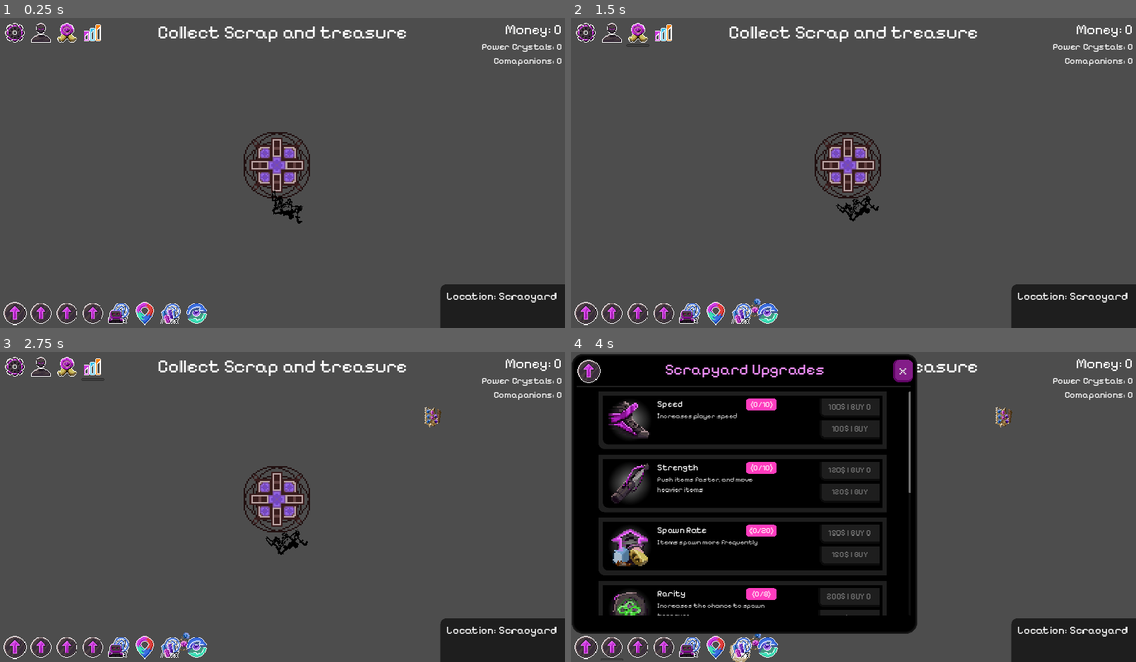
Above: before the commit, frames 1-4 (two rows, left to right).
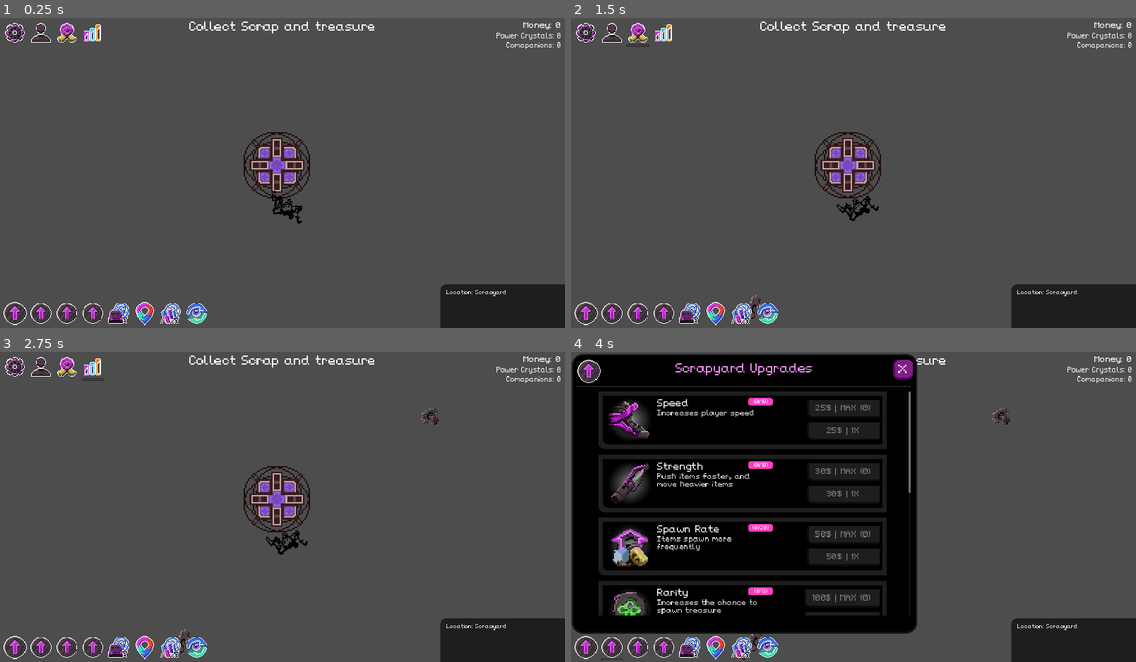
Above: after the commit, the same moments.

Repository: NathanHeaton/Robo-revolution
Game: Godot game, scene res://main.tscn
Two runs of this game, one before a commit and one after it. Both use one fixed random seed, a clock stepped at 60 frames per second and the inputs below.
Inputs (mouse positions are in pixels of both pictures, inside the frame that each line leads up to):
- Up to frame 1 (0.25 s): no input
- Up to frame 2 (1.5 s): click (610, 33) at 0.5 s; click (638, 33) at 1.25 s
- Up to frame 3 (2.75 s): click (90, 367) at 2 s
- Up to frame 4 (4 s): click (587, 646) at 2.75 s; click (610, 646) at 3.5 s

The runs differ from the first frame. In frame 1, 1.7% of the frame differs, in the area x 28-100%, y 1-92%; in frame 2, 1.8%; in frame 3, 1.9%; in frame 4, 5.8%, in the area x 15-100%, y 1-100%.

Commit message:
added my own pixel font

Diff:
--- a/robo-revolution/Current_Location.gd
+++ b/robo-revolution/Location_Data.gd
@@ -33,7 +33,7 @@
 		"cost": 0,
 		"priColour": "#CE3CDF",
 		"secColour": "#AB1FBB",
-		"spritePos": Vector2(0,0)
+		"sprite_position": Vector2(0,0)
 	},
 	locations.Underground:{
 		"name": "Underground",
@@ -42,7 +42,7 @@
 		"cost": 5000,
 		"priColour": "#CE3CDF",
 		"secColour": "#AB1FBB",
-		"spritePos": Vector2(1,0)
+		"sprite_position": Vector2(1,0)
 	},
 	locations.Ocean:{
 		"name": "Ocean",
@@ -51,7 +51,7 @@
 		"cost": 5000000,
 		"priColour": "#CE3CDF",
 		"secColour": "#AB1FBB",
-		"spritePos": Vector2(0,1)
+		"sprite_position": Vector2(0,1)
 	},
 	locations.Alien:{
 		"name": "Alien",
@@ -60,7 +60,7 @@
 		"cost": 500000000,
 		"priColour": "#CE3CDF",
 		"secColour": "#AB1FBB",
-		"spritePos": Vector2(1,1)
+		"sprite_position": Vector2(1,1)
 	}
 }
 
--- a/robo-revolution/button_focus.tres
+++ b/robo-revolution/button_focus.tres
@@ -7,6 +7,6 @@
 border_width_right = 2
 corner_radius_bottom_left = 20
 expand_margin_left = 10.0
-expand_margin_top = 10.0
+expand_margin_top = 15.0
 expand_margin_right = 10.0
 expand_margin_bottom = 10.0
--- a/robo-revolution/hud.gd
+++ b/robo-revolution/hud.gd
@@ -1,6 +1,7 @@
 extends Control
 
 var upgrade_card_scene = preload("res://upgrade_card.tscn")
+var location_card_scene = preload("res://location_card.tscn")
 
 signal start_game
 
@@ -10,7 +11,8 @@
 	$Scrapyard_upgrade_panel.hide()
 	$Locations_panel.hide()
 	generate_scrapyard_upgrades()
-	CurrentLocation.connect("change_location", Callable(self, "_on_change_location"))
+	generate_location_cards()
+	LocationData.connect("change_location", Callable(self, "_on_change_location"))
 
 
 # Called every frame. 'delta' is the elapsed time since the previous frame.
@@ -28,7 +30,7 @@
 	$MarginContainer/VBoxContainer/Money_Label.text = "Money: " + Money.covert_Scientific_format(Money.MONEY)
 
 func _on_change_location():
-	$MarginContainer/right_hud/location.text = CurrentLocation.CURRENT_LOCATION
+	$MarginContainer/right_hud/location.text = LocationData.CURRENT_LOCATION
 
 func _on_message_timer_timeout():
 	$Message.hide()
@@ -59,6 +61,17 @@
 
 
 
+func generate_location_cards() -> void:
+	var locations:Dictionary = LocationData.location_data
+	for location in LocationData.location_data:
+		var card = location_card_scene.instantiate()
+		$Locations_panel/Locations_content/ScrollContainer/locations.add_child(card)
+		#get_inital_data(t_description,t_pos,t_title, t_cost, t_pri, t_sec, t_unlocked)
+		card.get_inital_data(locations[location].get("description"),locations[location].get("sprite_position"),locations[location].get("name"),locations[location].get("base_cost"),locations[location].get("priColour"),locations[location].get("secColour"),locations[location].get("unlocked"))
+
+
+
+
 func _on_location_button_toggled(toggled_on: bool) -> void:
 	if(toggled_on):
 		$Locations_panel.show()
--- a/robo-revolution/hud.tscn
+++ b/robo-revolution/hud.tscn
@@ -1,7 +1,6 @@
-[gd_scene load_steps=23 format=3 uid="uid://3pke8c3v8xbd"]
+[gd_scene load_steps=24 format=3 uid="uid://3pke8c3v8xbd"]
 
 [ext_resource type="Script" path="res://hud.gd" id="1_qb4pq"]
-[ext_resource type="FontFile" uid="uid://battadr66q4dj" path="res://assets/Fonts/PixelifySans-VariableFont_wght.ttf" id="2_31lgq"]
 [ext_resource type="Texture2D" uid="uid://b5fqnhsorrxyf" path="res://assets/top_nav_icons.png" id="2_yatbj"]
 [ext_resource type="Texture2D" uid="uid://bisrwqsp3i7ac" path="res://assets/upgrade_icons.png" id="3_80ti6"]
 
@@ -40,6 +39,14 @@
 [sub_resource type="AtlasTexture" id="AtlasTexture_c56t4"]
 atlas = ExtResource("3_80ti6")
 region = Rect2(0, 32, 32, 32)
+
+[sub_resource type="InputEventKey" id="InputEventKey_3ndxh"]
+device = -1
+keycode = 54
+unicode = 54
+
+[sub_resource type="Shortcut" id="Shortcut_13tdr"]
+events = [SubResource("InputEventKey_3ndxh")]
 
 [sub_resource type="AtlasTexture" id="AtlasTexture_fo47e"]
 atlas = ExtResource("3_80ti6")
@@ -174,8 +181,7 @@
 layout_mode = 2
 size_flags_horizontal = 4
 size_flags_vertical = 0
-theme_override_fonts/font = ExtResource("2_31lgq")
-theme_override_font_sizes/font_size = 64
+theme_override_font_sizes/font_size = 40
 text = "Collect Scrap and treasure"
 
 [node name="VBoxContainer" type="VBoxContainer" parent="MarginContainer"]
@@ -188,23 +194,20 @@
 [node name="Money_Label" type="Label" parent="MarginContainer/VBoxContainer"]
 layout_mode = 2
 size_flags_vertical = 8
-theme_override_fonts/font = ExtResource("2_31lgq")
-theme_override_font_sizes/font_size = 48
+theme_override_font_sizes/font_size = 28
 text = "Money: 0"
 horizontal_alignment = 2
 
 [node name="Power_Crystals_Label" type="Label" parent="MarginContainer/VBoxContainer"]
 layout_mode = 2
 size_flags_horizontal = 8
-theme_override_fonts/font = ExtResource("2_31lgq")
-theme_override_font_sizes/font_size = 32
+theme_override_font_sizes/font_size = 22
 text = "Power Crystals: 0"
 
 [node name="Companions_Label" type="Label" parent="MarginContainer/VBoxContainer"]
 layout_mode = 2
 size_flags_horizontal = 8
-theme_override_fonts/font = ExtResource("2_31lgq")
-theme_override_font_sizes/font_size = 32
+theme_override_font_sizes/font_size = 22
 text = "Comapanions: 0"
 
 [node name="upgrades_Locations_nav" type="HBoxContainer" parent="MarginContainer"]
@@ -266,6 +269,7 @@
 size_flags_horizontal = 0
 size_flags_vertical = 8
 toggle_mode = true
+shortcut = SubResource("Shortcut_13tdr")
 texture_normal = SubResource("AtlasTexture_fo47e")
 stretch_mode = 0
 
@@ -298,10 +302,11 @@
 layout_mode = 0
 offset_right = 40.0
 offset_bottom = 20.0
-theme_override_font_sizes/font_size = 38
+theme_override_font_sizes/font_size = 18
 text = "Location: Scraoyard"
 
 [node name="Scrapyard_upgrade_panel" type="Panel" parent="."]
+visible = false
 custom_minimum_size = Vector2(1160, 760)
 layout_mode = 1
 anchors_preset = 9
@@ -333,9 +338,10 @@
 grow_horizontal = 2
 size_flags_horizontal = 4
 theme_override_colors/font_color = Color(0.964706, 0.572549, 1, 1)
-theme_override_fonts/font = ExtResource("2_31lgq")
-theme_override_font_sizes/font_size = 54
+theme_override_font_sizes/font_size = 40
 text = "Scrapyard Upgrades"
+horizontal_alignment = 1
+vertical_alignment = 1
 
 [node name="Scrapyard_Close_Button" type="Button" parent="Scrapyard_upgrade_panel"]
 clip_children = 2
@@ -402,9 +408,10 @@
 grow_horizontal = 2
 size_flags_horizontal = 4
 theme_override_colors/font_color = Color(0.964706, 0.572549, 1, 1)
-theme_override_fonts/font = ExtResource("2_31lgq")
-theme_override_font_sizes/font_size = 54
+theme_override_font_sizes/font_size = 40
 text = "Locations"
+horizontal_alignment = 1
+vertical_alignment = 1
 
 [node name="Locations_Close_Button" type="Button" parent="Locations_panel"]
 clip_children = 2
@@ -424,16 +431,26 @@
 text = "x"
 
 [node name="Locations_content" type="VBoxContainer" parent="Locations_panel"]
-layout_mode = 1
-anchors_preset = 15
-anchor_right = 1.0
-anchor_bottom = 1.0
+layout_mode = 2
 offset_left = -2.0
 offset_top = 90.0
-offset_right = -2.0
-offset_bottom = -66.0
-grow_horizontal = 2
-grow_vertical = 2
+offset_right = 1158.0
+offset_bottom = 890.0
+grow_horizontal = 2
+grow_vertical = 2
+
+[node name="ScrollContainer" type="ScrollContainer" parent="Locations_panel/Locations_content"]
+custom_minimum_size = Vector2(0, 800)
+layout_mode = 2
+theme_override_styles/panel = SubResource("StyleBoxFlat_uppe2")
+horizontal_scroll_mode = 0
+
+[node name="locations" type="VBoxContainer" parent="Locations_panel/Locations_content/ScrollContainer"]
+custom_minimum_size = Vector2(0, 800)
+layout_direction = 2
+layout_mode = 2
+size_flags_horizontal = 3
+theme_override_constants/separation = 20
 
 [node name="TextureRect" type="TextureRect" parent="Locations_panel"]
 custom_minimum_size = Vector2(80, 80)
--- /dev/null
+++ b/robo-revolution/location_card.gd
@@ -0,0 +1,67 @@
+extends Control
+
+
+var pos # sprite position
+var description = ""
+var title = ""
+var unlocked = false
+var cost
+var priColour =""
+var secColour = ""
+
+
+# Called when the node enters the scene tree for the first time.
+func _ready() -> void:
+	Money.connect("money_changed", Callable(self, "_on_money_changed"))
+
+
+# Called every frame. 'delta' is the elapsed time since the previous frame.
+func _process(delta: float) -> void:
+	pass
+
+func get_inital_data(t_description,t_pos,t_title, t_cost, t_pri, t_sec, t_unlocked):
+	pos = t_pos
+	description = t_description
+	title = t_title
+	cost = t_cost
+	priColour = t_pri
+	secColour = t_sec
+	unlocked = t_unlocked
+
+
+	_change_title()
+	_change_Description()
+	_change_sprite()
+
+
+
+func _on_money_changed():
+	_update_button_state()
+
+func _change_title() -> void:
+	$location_panel/MarginContainer/Upgarde_Content_Panel/MarginContainer/Upgarde_Content/VBoxContainer/Title.text = str(title)
+
+func _change_Description() -> void:
+	$location_panel/MarginContainer/Upgarde_Content_Panel/MarginContainer/Upgarde_Content/VBoxContainer/Description.text = str(description)
+
+
+
+
+func _update_button_state():
+	pass
+	#if (Money.MONEY < cost):
+		#$"Panel/MarginContainer/Upgarde_Content_Panel/MarginContainer/buy_section/1X".disabled = true
+	#else:
+		#$"Panel/MarginContainer/Upgarde_Content_Panel/MarginContainer/buy_section/1X".disabled = false
+
+func _change_sprite():
+	pass
+	#var icon_rect = Rect2(Vector2(pos.x *FRAME_SIZE,pos.y *FRAME_SIZE),Vector2(FRAME_SIZE,FRAME_SIZE))
+	#var atlas_texture = AtlasTexture.new() # makes new atlas texture
+	#atlas_texture.atlas = load("res://assets/Basic Items.png") # loads upgrades
+	#atlas_texture.set_region(icon_rect) # sets rext for icons
+	#$Panel/MarginContainer/Upgarde_Content_Panel/MarginContainer/Upgarde_Content/Upgrade_Icons.texture = atlas_texture
+
+
+func _change_cost():
+	$"location_panel/MarginContainer/Upgarde_Content_Panel/MarginContainer/MarginContainer/1X".text = Money.covert_Scientific_format(cost) + "$ | 1X"
--- /dev/null
+++ b/robo-revolution/location_card.tscn
@@ -0,0 +1,140 @@
+[gd_scene load_steps=12 format=3 uid="uid://bgh71pk7i2w1n"]
+
+[ext_resource type="Script" path="res://location_card.gd" id="1_vjwwg"]
+[ext_resource type="Texture2D" uid="uid://bictl1ubjaau0" path="res://assets/Basic Items.png" id="2_x5u22"]
+[ext_resource type="FontFile" uid="uid://battadr66q4dj" path="res://assets/Fonts/PixelifySans-VariableFont_wght.ttf" id="3_76oin"]
+[ext_resource type="StyleBox" uid="uid://btbtswtbq2102" path="res://button_focus.tres" id="4_neclg"]
+[ext_resource type="StyleBox" uid="uid://cumvo6rguxrma" path="res://styles/Disabled_buy_button.tres" id="5_fd5mt"]
+[ext_resource type="StyleBox" uid="uid://b1ba2pu1l6a3m" path="res://styles/normal_buy_button.tres" id="6_y7u8s"]
+
+[sub_resource type="StyleBoxFlat" id="StyleBoxFlat_eq3nb"]
+bg_color = Color(0.117647, 0.117647, 0.117647, 1)
+corner_radius_bottom_left = 20
+
+[sub_resource type="StyleBoxFlat" id="StyleBoxFlat_0p6nn"]
+bg_color = Color(0, 0, 0, 1)
+corner_radius_bottom_left = 20
+
+[sub_resource type="AtlasTexture" id="AtlasTexture_o80yt"]
+atlas = ExtResource("2_x5u22")
+region = Rect2(0, 0, 32, 32)
+
+[sub_resource type="StyleBoxFlat" id="StyleBoxFlat_us4c2"]
+content_margin_left = 20.0
+content_margin_right = 20.0
+bg_color = Color(0.8667, 0.468787, 0.880652, 1)
+border_width_left = 7
+border_width_bottom = 7
+border_color = Color(0.674427, 0.344994, 0.657784, 1)
+corner_radius_bottom_left = 20
+corner_detail = 6
+expand_margin_left = 10.0
+expand_margin_top = 10.0
+expand_margin_right = 10.0
+expand_margin_bottom = 10.0
+anti_aliasing = false
+
+[sub_resource type="StyleBoxFlat" id="StyleBoxFlat_lpgek"]
+bg_color = Color(0.513726, 0.113725, 0.533333, 1)
+border_width_left = 2
+border_width_bottom = 2
+border_color = Color(0.376471, 0.0235294, 0.396078, 1)
+corner_radius_bottom_left = 20
+corner_detail = 6
+expand_margin_left = 10.0
+expand_margin_top = 10.0
+expand_margin_right = 10.0
+expand_margin_bottom = 10.0
+anti_aliasing = false
+
+[node name="location_card" type="Panel"]
+offset_right = 1000.0
+offset_bottom = 200.0
+size_flags_horizontal = 3
+size_flags_vertical = 3
+script = ExtResource("1_vjwwg")
+
+[node name="location_panel" type="Panel" parent="."]
+custom_minimum_size = Vector2(1000, 200)
+layout_mode = 0
+offset_right = 1000.0
+offset_bottom = 200.0
+theme_override_styles/panel = SubResource("StyleBoxFlat_eq3nb")
+
+[node name="MarginContainer" type="MarginContainer" parent="location_panel"]
+custom_minimum_size = Vector2(900, 0)
+layout_mode = 1
+anchors_preset = 15
+anchor_right = 1.0
+anchor_bottom = 1.0
+grow_horizontal = 2
+grow_vertical = 2
+theme_override_constants/margin_left = 15
+theme_override_constants/margin_top = 15
+theme_override_constants/margin_right = 15
+theme_override_constants/margin_bottom = 15
+
+[node name="Upgarde_Content_Panel" type="Panel" parent="location_panel/MarginContainer"]
+layout_mode = 2
+theme_override_styles/panel = SubResource("StyleBoxFlat_0p6nn")
+
+[node name="MarginContainer" type="MarginContainer" parent="location_panel/MarginContainer/Upgarde_Content_Panel"]
+layout_mode = 1
+anchors_preset = 15
+anchor_right = 1.0
+anchor_bottom = 1.0
+grow_horizontal = 2
+grow_vertical = 2
+theme_override_constants/margin_left = 20
+theme_override_constants/margin_top = 10
+theme_override_constants/margin_right = 20
+theme_override_constants/margin_bottom = 10
+
+[node name="Upgarde_Content" type="HBoxContainer" parent="location_panel/MarginContainer/Upgarde_Content_Panel/MarginContainer"]
+layout_mode = 2
+theme_override_constants/separation = 20
+
+[node name="Upgrade_Icons" type="TextureRect" parent="location_panel/MarginContainer/Upgarde_Content_Panel/MarginContainer/Upgarde_Content"]
+z_as_relative = false
+layout_mode = 2
+size_flags_horizontal = 0
+texture = SubResource("AtlasTexture_o80yt")
+expand_mode = 3
+stretch_mode = 4
+
+[node name="VBoxContainer" type="VBoxContainer" parent="location_panel/MarginContainer/Upgarde_Content_Panel/MarginContainer/Upgarde_Content"]
+custom_minimum_size = Vector2(350, 0)
+layout_mode = 2
+theme_override_constants/separation = 5
+
+[node name="Title" type="Label" parent="location_panel/MarginContainer/Upgarde_Content_Panel/MarginContainer/Upgarde_Content/VBoxContainer"]
+layout_mode = 2
+theme_override_fonts/font = ExtResource("3_76oin")
+theme_override_font_sizes/font_size = 30
+text = "place holder"
+
+[node name="Description" type="Label" parent="location_panel/MarginContainer/Upgarde_Content_Panel/MarginContainer/Upgarde_Content/VBoxContainer"]
+custom_minimum_size = Vector2(400, 0)
+layout_mode = 2
+theme_override_colors/font_color = Color(0.85098, 0.85098, 0.85098, 1)
+theme_override_font_sizes/font_size = 24
+text = "placeholder"
+autowrap_mode = 3
+
+[node name="MarginContainer" type="MarginContainer" parent="location_panel/MarginContainer/Upgarde_Content_Panel/MarginContainer"]
+layout_mode = 2
+theme_override_constants/margin_right = 20
+theme_override_constants/margin_bottom = 20
+
+[node name="1X" type="Button" parent="location_panel/MarginContainer/Upgarde_Content_Panel/MarginContainer/MarginContainer"]
+layout_mode = 2
+size_flags_horizontal = 8
+size_flags_vertical = 8
+theme_override_font_sizes/font_size = 28
+theme_override_styles/focus = ExtResource("4_neclg")
+theme_override_styles/disabled = ExtResource("5_fd5mt")
+theme_override_styles/hover = SubResource("StyleBoxFlat_us4c2")
+theme_override_styles/pressed = SubResource("StyleBoxFlat_lpgek")
+theme_override_styles/normal = ExtResource("6_y7u8s")
+text = "Travel
+"
--- a/robo-revolution/main.gd
+++ b/robo-revolution/main.gd
@@ -3,7 +3,7 @@
 @export var scrap_treasure: PackedScene
 # Called when the node enters the scene tree for the first time.
 
-var rarity_lvl = 3
+var rarity_lvl = 0
 
 
 func _ready() -> void:
--- a/robo-revolution/money.gd
+++ b/robo-revolution/money.gd
@@ -39,5 +39,4 @@
 		sci_format = sci_format.insert(1,".")
 
 	sci_format = sci_format + "e" + str(digits - 1)
-	print(sci_format)
 	return sci_format
--- a/robo-revolution/project.godot
+++ b/robo-revolution/project.godot
@@ -19,7 +19,7 @@
 
 UpgradeData="*res://upgrade_data.gd"
 Money="*res://money.gd"
-CurrentLocation="*res://Current_Location.gd"
+LocationData="*res://Location_Data.gd"
 
 [display]
 
@@ -29,7 +29,7 @@
 
 [gui]
 
-theme/custom_font="res://assets/Fonts/PixelifySans-VariableFont_wght.ttf"
+theme/custom_font="res://assets/Fonts/pixel-art-font.ttf"
 
 [input]
 
--- a/robo-revolution/scrap_treasure.gd
+++ b/robo-revolution/scrap_treasure.gd
@@ -53,7 +53,7 @@
 
 
 func display_value_animation():
-	$Value.text = str(value)
+	$Value.text = Money.covert_Scientific_format(value)
 
 
 
--- a/robo-revolution/styles/Disabled_buy_button.tres
+++ b/robo-revolution/styles/Disabled_buy_button.tres
@@ -10,7 +10,7 @@
 corner_radius_bottom_left = 20
 corner_detail = 6
 expand_margin_left = 10.0
-expand_margin_top = 10.0
+expand_margin_top = 15.0
 expand_margin_right = 10.0
 expand_margin_bottom = 10.0
 anti_aliasing = false
--- a/robo-revolution/styles/normal_buy_button.tres
+++ b/robo-revolution/styles/normal_buy_button.tres
@@ -10,7 +10,7 @@
 corner_radius_bottom_left = 20
 corner_detail = 6
 expand_margin_left = 10.0
-expand_margin_top = 10.0
+expand_margin_top = 15.0
 expand_margin_right = 10.0
 expand_margin_bottom = 10.0
 anti_aliasing = false
--- a/robo-revolution/styles/normal_max_button.tres
+++ b/robo-revolution/styles/normal_max_button.tres
@@ -10,7 +10,7 @@
 corner_radius_bottom_left = 20
 corner_detail = 6
 expand_margin_left = 10.0
-expand_margin_top = 10.0
+expand_margin_top = 15.0
 expand_margin_right = 10.0
 expand_margin_bottom = 10.0
 anti_aliasing = false
--- a/robo-revolution/upgrade_card.gd
+++ b/robo-revolution/upgrade_card.gd
@@ -73,7 +73,7 @@
 	else:
 		$"Panel/MarginContainer/Upgarde_Content_Panel/MarginContainer/buy_section/Max".disabled = false
 
-	$"Panel/MarginContainer/Upgarde_Content_Panel/MarginContainer/buy_section/Max".text = Money.covert_Scientific_format(affordable_price) + "$ | BUY "+str(buyable_levels)
+	$"Panel/MarginContainer/Upgarde_Content_Panel/MarginContainer/buy_section/Max".text = Money.covert_Scientific_format(affordable_price) + "$ | MAX ("+str(buyable_levels)+")"
 
 
 func _update_button_state():
@@ -89,5 +89,6 @@
 	atlas_texture.set_region(icon_rect) # sets rext for icons
 	$Panel/MarginContainer/Upgarde_Content_Panel/MarginContainer/Upgarde_Content/Upgrade_Icons.texture = atlas_texture
 
+
 func _change_cost():
-	$"Panel/MarginContainer/Upgarde_Content_Panel/MarginContainer/buy_section/1X".text = Money.covert_Scientific_format(cost) + "$ | BUY"
+	$"Panel/MarginContainer/Upgarde_Content_Panel/MarginContainer/buy_section/1X".text = Money.covert_Scientific_format(cost) + "$ | 1X"
--- a/robo-revolution/upgrade_card.tscn
+++ b/robo-revolution/upgrade_card.tscn
@@ -1,9 +1,8 @@
-[gd_scene load_steps=19 format=3 uid="uid://uarugnx1gljb"]
+[gd_scene load_steps=18 format=3 uid="uid://uarugnx1gljb"]
 
 [ext_resource type="Script" path="res://upgrade_card.gd" id="1_2ltps"]
 [ext_resource type="Texture2D" uid="uid://bictl1ubjaau0" path="res://assets/Basic Items.png" id="1_i8ykb"]
 [ext_resource type="Texture2D" uid="uid://emau8dp4fqpx" path="res://assets/Glow_Background.png" id="2_e7vse"]
-[ext_resource type="FontFile" uid="uid://battadr66q4dj" path="res://assets/Fonts/PixelifySans-VariableFont_wght.ttf" id="3_au76j"]
 [ext_resource type="StyleBox" uid="uid://btbtswtbq2102" path="res://button_focus.tres" id="5_ac0y5"]
 [ext_resource type="StyleBox" uid="uid://cumvo6rguxrma" path="res://styles/Disabled_buy_button.tres" id="5_lkdy5"]
 [ext_resource type="StyleBox" uid="uid://b1ba2pu1l6a3m" path="res://styles/normal_buy_button.tres" id="6_7uf5o"]
@@ -26,15 +25,18 @@
 region = Rect2(0, 0, 32, 32)
 
 [sub_resource type="StyleBoxFlat" id="StyleBoxFlat_rinkn"]
+content_margin_top = 5.0
+content_margin_right = 0.0
+content_margin_bottom = 0.0
 bg_color = Color(1, 0.235294, 0.745098, 1)
 border_color = Color(0.686275, 0.0941176, 0.490196, 1)
 corner_radius_top_left = 10
 corner_radius_top_right = 10
 corner_radius_bottom_right = 10
 corner_radius_bottom_left = 10
-corner_detail = 20
-expand_margin_left = 15.0
-expand_margin_right = 15.0
+expand_margin_left = 5.0
+expand_margin_top = 2.0
+expand_margin_right = 5.0
 anti_aliasing = false
 
 [sub_resource type="Theme" id="Theme_g3cap"]
@@ -49,7 +51,7 @@
 corner_radius_bottom_left = 20
 corner_detail = 6
 expand_margin_left = 10.0
-expand_margin_top = 10.0
+expand_margin_top = 15.0
 expand_margin_right = 10.0
 expand_margin_bottom = 10.0
 anti_aliasing = false
@@ -79,7 +81,7 @@
 corner_radius_bottom_left = 20
 corner_detail = 6
 expand_margin_left = 10.0
-expand_margin_top = 10.0
+expand_margin_top = 15.0
 expand_margin_right = 10.0
 expand_margin_bottom = 10.0
 anti_aliasing = false
@@ -92,7 +94,7 @@
 corner_radius_bottom_left = 20
 corner_detail = 6
 expand_margin_left = 10.0
-expand_margin_top = 10.0
+expand_margin_top = 15.0
 expand_margin_right = 10.0
 expand_margin_bottom = 10.0
 anti_aliasing = false
@@ -176,12 +178,11 @@
 
 [node name="Title" type="Label" parent="Panel/MarginContainer/Upgarde_Content_Panel/MarginContainer/Upgarde_Content/VBoxContainer"]
 layout_mode = 2
-theme_override_fonts/font = ExtResource("3_au76j")
-theme_override_font_sizes/font_size = 30
+theme_override_font_sizes/font_size = 32
 text = "place holder"
 
 [node name="level_panel" type="Panel" parent="Panel/MarginContainer/Upgarde_Content_Panel/MarginContainer/Upgarde_Content/VBoxContainer/Title"]
-custom_minimum_size = Vector2(70, 0)
+custom_minimum_size = Vector2(30, 0)
 layout_direction = 2
 layout_mode = 1
 anchors_preset = 6
@@ -189,9 +190,10 @@
 anchor_top = 0.5
 anchor_right = 1.0
 anchor_bottom = 0.5
-offset_left = -77.0
-offset_top = -19.5
-offset_bottom = 20.5
+offset_left = -80.0
+offset_top = -17.5
+offset_right = -3.0
+offset_bottom = 7.5
 grow_horizontal = 0
 grow_vertical = 2
 theme_override_styles/panel = SubResource("StyleBoxFlat_rinkn")
@@ -209,7 +211,7 @@
 offset_bottom = 17.0
 grow_horizontal = 2
 grow_vertical = 2
-theme_override_font_sizes/font_size = 28
+theme_override_font_sizes/font_size = 18
 text = "(0/8)"
 horizontal_alignment = 1
 vertical_alignment = 1
@@ -228,12 +230,14 @@
 theme = SubResource("Theme_g3cap")
 theme_override_constants/separation = 10
 
+[node name="spacer2" type="Control" parent="Panel/MarginContainer/Upgarde_Content_Panel/MarginContainer/buy_section"]
+layout_mode = 2
+
 [node name="spacer" type="Control" parent="Panel/MarginContainer/Upgarde_Content_Panel/MarginContainer/buy_section"]
 layout_mode = 2
 
 [node name="Max" type="Button" parent="Panel/MarginContainer/Upgarde_Content_Panel/MarginContainer/buy_section"]
 layout_mode = 2
-theme_override_fonts/font = ExtResource("3_au76j")
 theme_override_font_sizes/font_size = 28
 theme_override_styles/focus = ExtResource("5_ac0y5")
 theme_override_styles/disabled = ExtResource("5_lkdy5")
@@ -242,6 +246,9 @@
 theme_override_styles/normal = ExtResource("6_k4m47")
 text = "100$  | MAX"
 
+[node name="spacer3" type="Control" parent="Panel/MarginContainer/Upgarde_Content_Panel/MarginContainer/buy_section"]
+layout_mode = 2
+
 [node name="large_spacer" type="Control" parent="Panel/MarginContainer/Upgarde_Content_Panel/MarginContainer/buy_section"]
 custom_minimum_size = Vector2(0, 10)
 layout_mode = 2
--- a/robo-revolution/upgrade_data.gd
+++ b/robo-revolution/upgrade_data.gd
@@ -8,7 +8,7 @@
 			"name": "Speed",
 			"level": 0,
 			"max_level": 10,
-			"base_cost": 100,
+			"base_cost": 25,
 			"cost_scaling": 1.5,
 			"type": "stat",
 			"first_upgarde": false, #if there is a buy bonus for first upgrade
@@ -20,7 +20,7 @@
 			"name": "Strength",
 			"level": 0,
 			"max_level": 10,
-			"base_cost": 120,
+			"base_cost": 30,
 			"cost_scaling": 1.5,
 			"type": "stat",
 			"first_upgrade": false,
@@ -32,7 +32,7 @@
 			"name": "Spawn Rate",
 			"level": 0,
 			"max_level": 20,
-			"base_cost": 150,
+			"base_cost": 50,
 			"cost_scaling": 1.6,
 			"type": "stat",
 			"first_upgrade": false,
@@ -44,7 +44,7 @@
 			"name": "Rarity",
 			"level": 0,
 			"max_level": 8,
-			"base_cost": 200,
+			"base_cost": 100,
 			"cost_scaling": 2.0,
 			"type": "stat",
 			"first_upgrade": true,
@@ -56,7 +56,7 @@
 			"name": "Item Focuser",
 			"level": 0,
 			"max_level": 6,
-			"base_cost": 450,
+			"base_cost": 250,
 			"cost_scaling": 5.0,
 			"type": "custom",
 			"first_upgrade": false,
@@ -68,7 +68,7 @@
 			"name": "Combo",
 			"level": 0,
 			"max_level": 5,
-			"base_cost": 1000,
+			"base_cost": 500,
 			"cost_scaling": 1.7,
 			"type": "custom",
 			"first_upgrade": true,
@@ -80,7 +80,7 @@
 			"name": "Combo Increase",
 			"level": 0,
 			"max_level": 100,
-			"base_cost": 1500,
+			"base_cost": 1000,
 			"cost_scaling": 1.7,
 			"type": "stat",
 			"first_upgrade": false,
Binary file added: robo-revolution/assets/Fonts/PressStart2P-Regular.ttf
Not shown, added: robo-revolution/assets/Fonts/PressStart2P-Regular.ttf.import
Binary file added: robo-revolution/assets/Fonts/pixel-art-font.ttf
Not shown, added: robo-revolution/assets/Fonts/pixel-art-font.ttf.import
